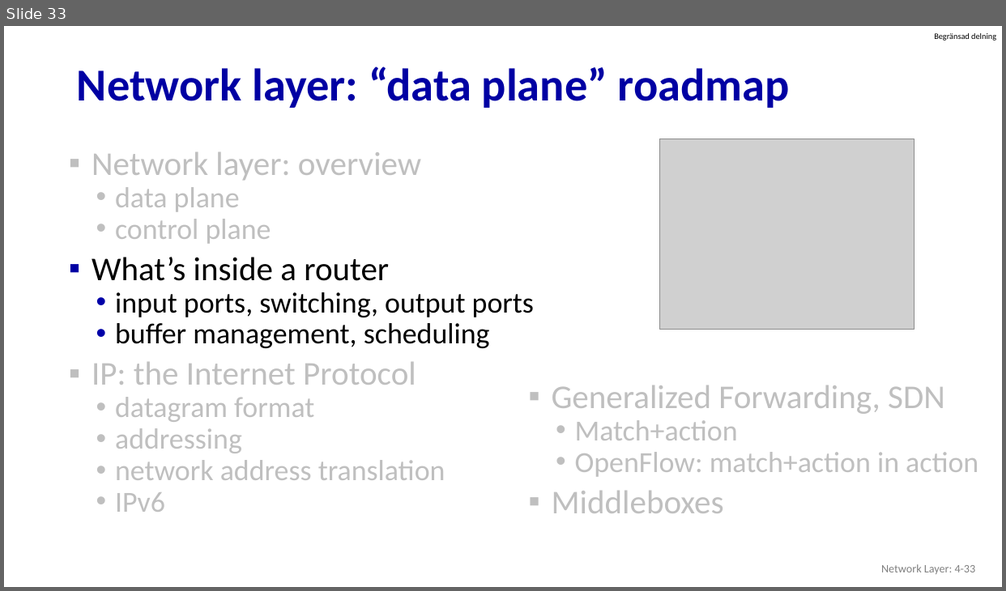
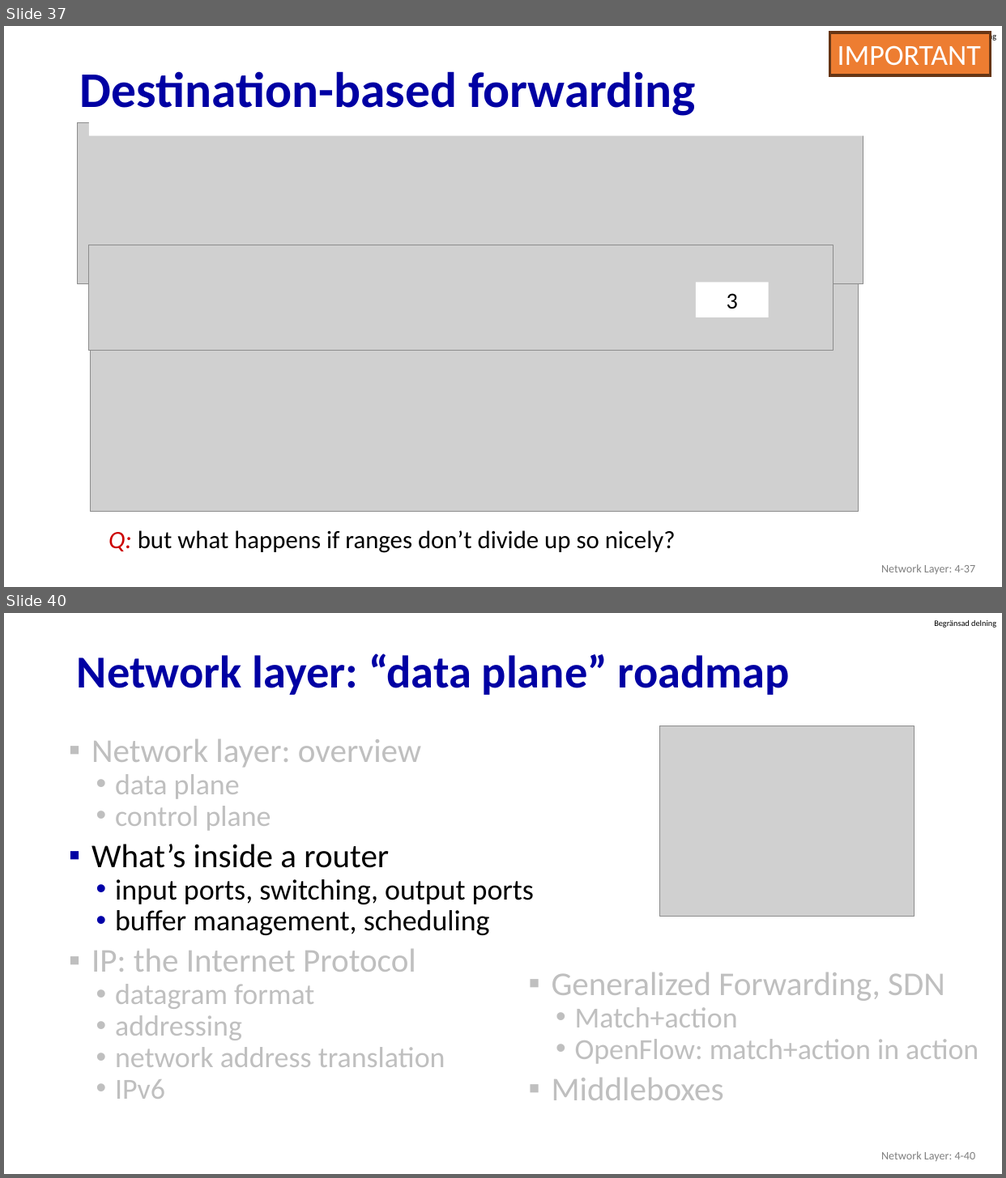
Before and after one commit to guhofstra/CSC175, a slide deck: PPTs/Quiz/Midterm Exam 2024.pptx. Shown one above the other, each under a label of ours: slide 33 before the commit, slides 37 and 40 after it; the slides between them are not shown. The pictures are 1006x591 and 1006x1178 pixels, drawn with LibreOffice and Linux fonts; fonts in the diff are those of the drawing; grey boxes stand for pictures. Boxes give left, top, right and bottom in pixels: in the first picture for what was removed or moved away, otherwise in the second. Text is boxed around its words. In the diff, an @@ line names an element or a change of style, - is before the commit and + after.

```diff
--- a/PPTs/Quiz/Midterm Exam 2024.pptx
+++ b/PPTs/Quiz/Midterm Exam 2024.pptx
@@ slide 37 added at <box>4,26,1002,587</box>, background #FFFFFF; not listed: 1 template element that a slide beside it also shows @@
@@ rectangle added at <box>829,32,990,75</box>, fill #ED7D31, outline #683715 3 pt, 28 pt, text #FFFFFF @@
+IMPORTANT
@@ title added at <box>80,71,696,116</box>, 48 pt, text #0000A3, bold @@
+Destination-based forwarding
@@ rectangle added at <box>89,117,872,136</box>, fill #FFFFFF @@
@@ picture added at <box>78,123,863,284</box> @@
@@ picture added at <box>89,246,833,350</box> @@
@@ picture added at <box>91,284,859,512</box> @@
@@ rectangle added at <box>696,282,769,318</box>, fill #FFFFFF, 22 pt, text #000000 @@
+3
@@ text added at <box>108,531,675,553</box>, 24 pt, text #000000 @@
+Q: but what happens if ranges don’t divide up so nicely?
@@ text added at <box>881,565,976,574</box>, 11 pt, text #808080 @@
+Network Layer: 4-37
@@ what was slide 33 is now slide 40 @@
@@ text at <box>881,1152,976,1161</box>: text changed @@
-Network Layer: 4-33
+Network Layer: 4-40
```
Also in this commit, not shown: 10 slides changed, 6 other slides added, 1 other file.
